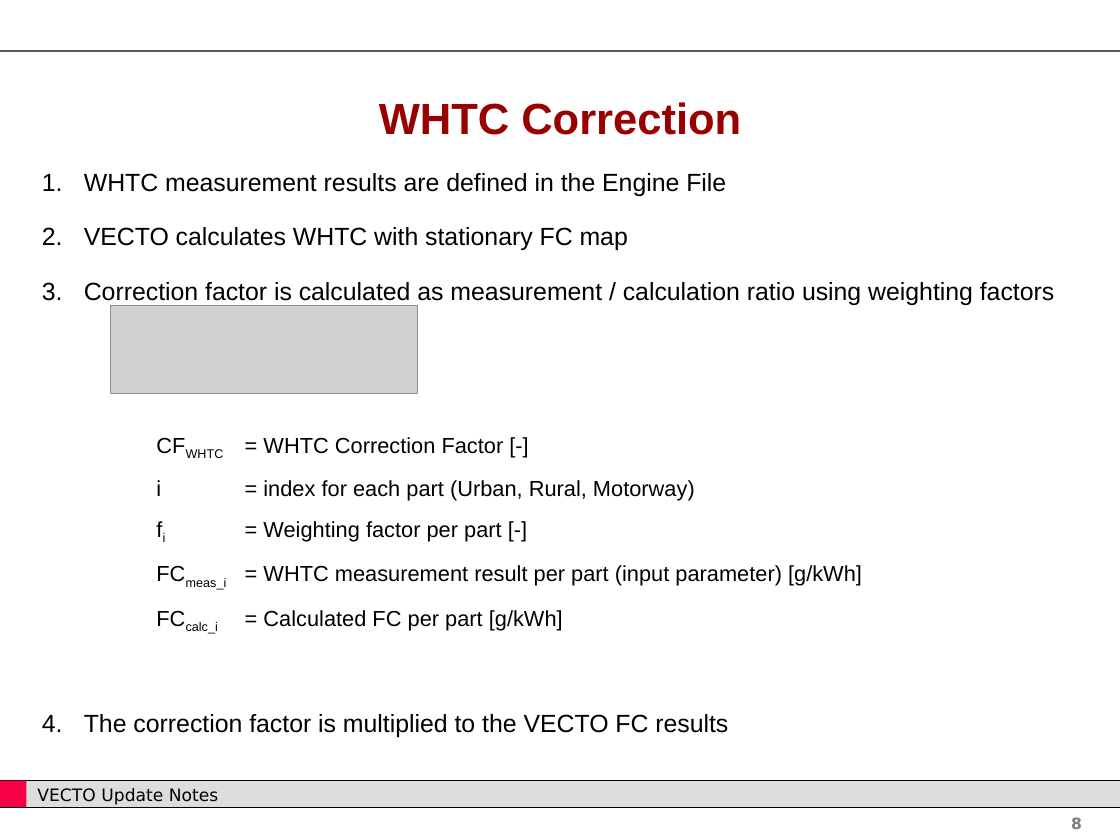
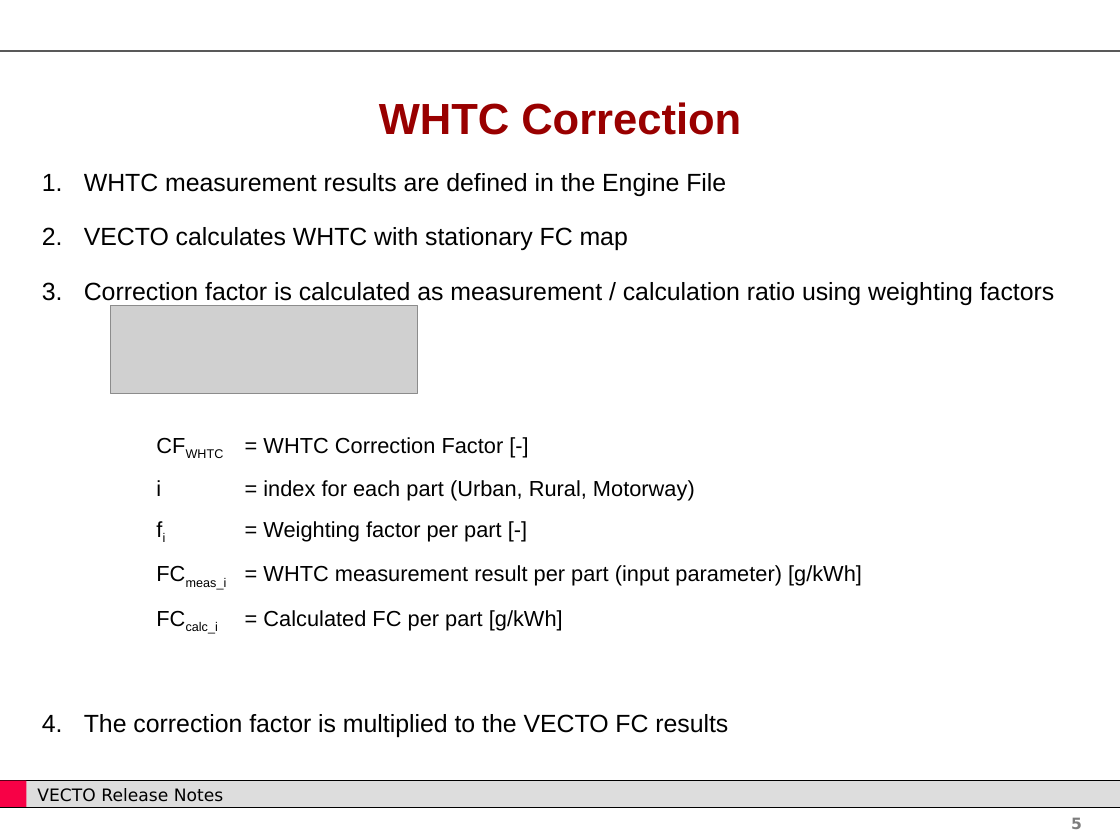
Before and after one commit to CLIMA-VECTO/vecto-sim, a slide deck: slide 5 of User Manual Source/Release Notes.pptx (slide 8 before the commit). Drawn at 1120x840 pixels with LibreOffice and Linux fonts; fonts in the diff are those of the drawing; grey boxes stand for pictures; background and template pictures are left out. Boxes give left, top, right and bottom in pixels: in the first picture for what was removed or moved away, otherwise in the second. Text is boxed around its words. In the diff, an @@ line names an element or a change of style, - is before the commit and + after.

```diff
--- a/User Manual Source/Release Notes.pptx
+++ b/User Manual Source/Release Notes.pptx
@@ text at box(37, 788, 223, 802): text changed @@
-VECTO Update Notes
+VECTO Release Notes
@@ page number at box(1071, 817, 1082, 829): text changed @@
-8
+5
```
Also in this commit, not shown: 57 other slides changed, 6 other files.
